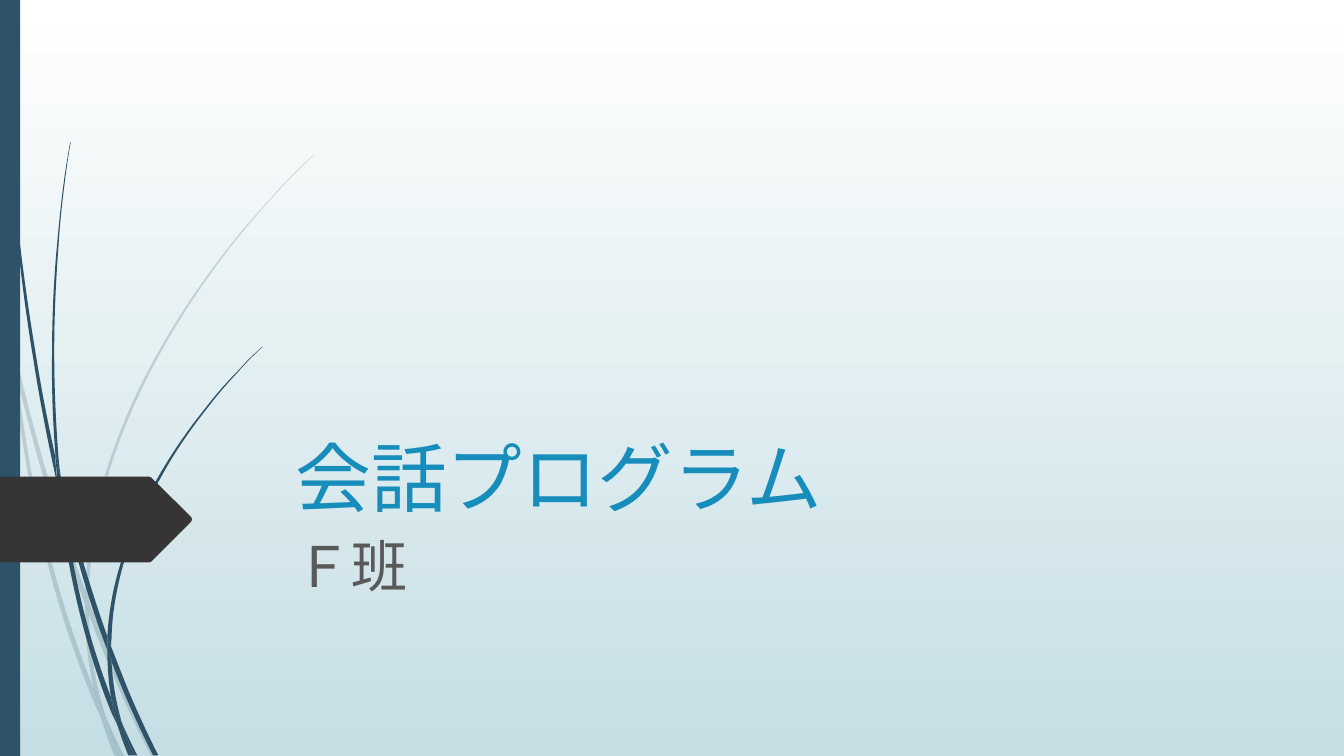
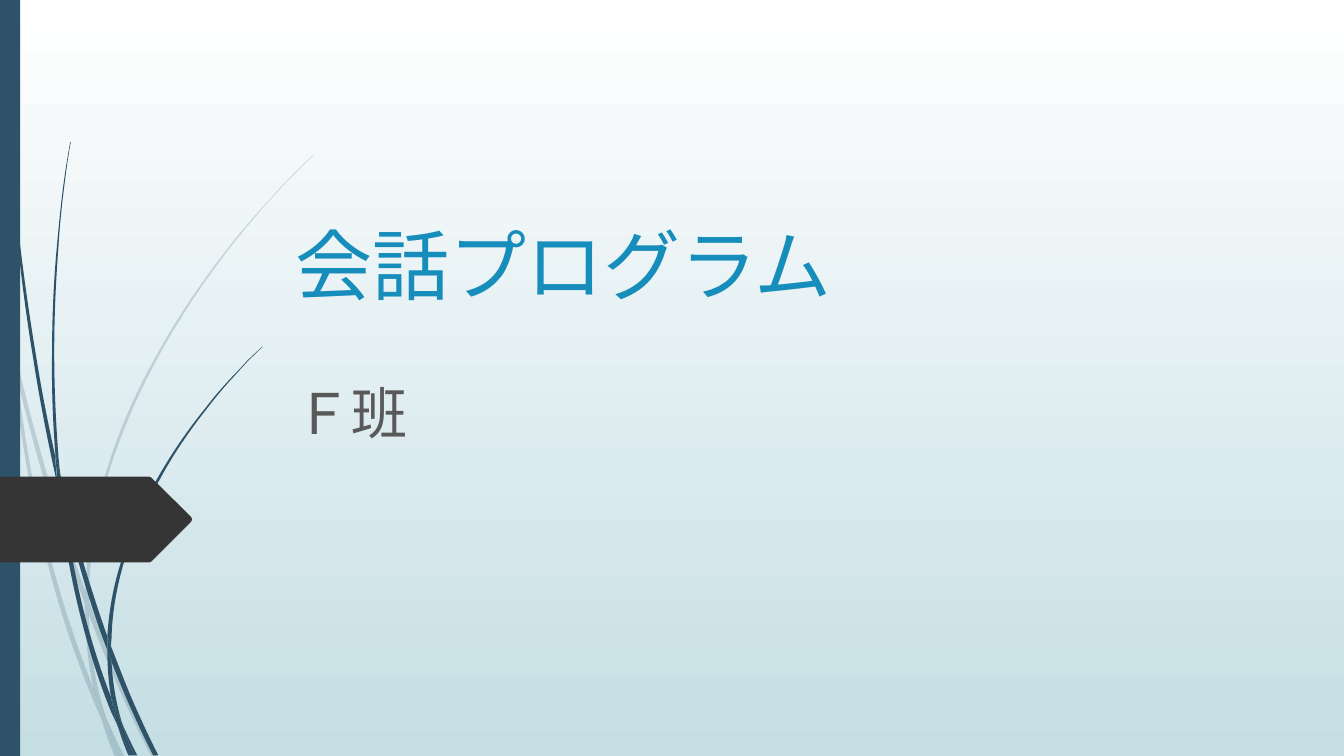
Before and after one commit to kistFteam/Conversation, a slide deck: slide 1 of パワーポイント.pptx. Drawn at 1344x756 pixels with LibreOffice and Linux fonts; fonts in the diff are those of the drawing. Boxes give left, top, right and bottom in pixels: in the first picture for what was removed or moved away, otherwise in the second. Text is boxed around its words. In the diff, an @@ line names an element or a change of style, - is before the commit and + after.

```diff
--- a/パワーポイント.pptx
+++ b/パワーポイント.pptx
@@ title "会話プログラム": place and size @@
-title "会話プログラム" at (295,442,822,512)
+title "会話プログラム" at (295,229,831,300)
@@ title "会話プログラム" at (295,229,831,300): size 54 to 55 pt @@
@@ subtitle "Ｆ班": place and size @@
-subtitle "Ｆ班" at (295,540,407,591)
+subtitle "Ｆ班" at (295,387,407,438)
```
Also in this commit, not shown: 2 other slides changed, 7 slides added, 1 other file.
